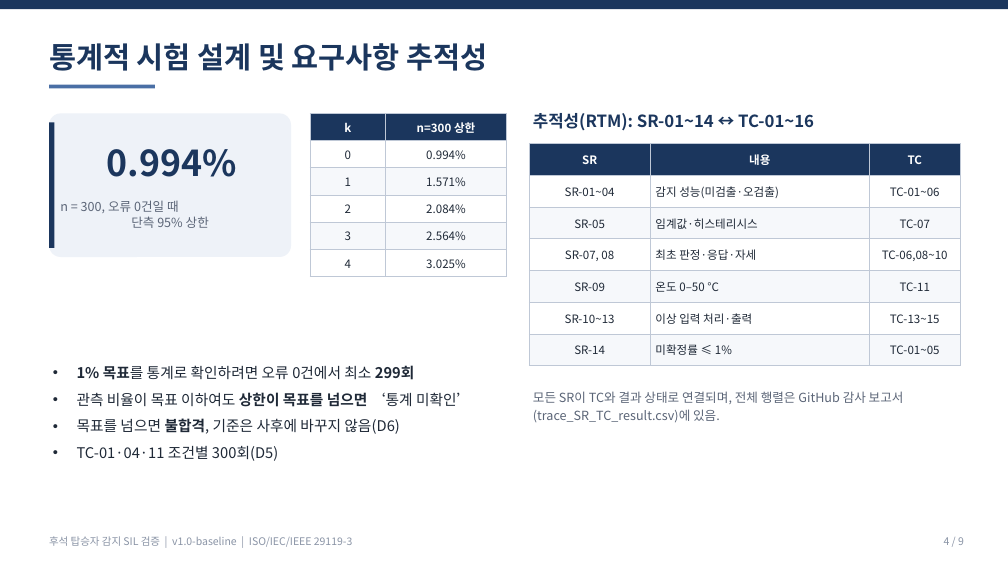
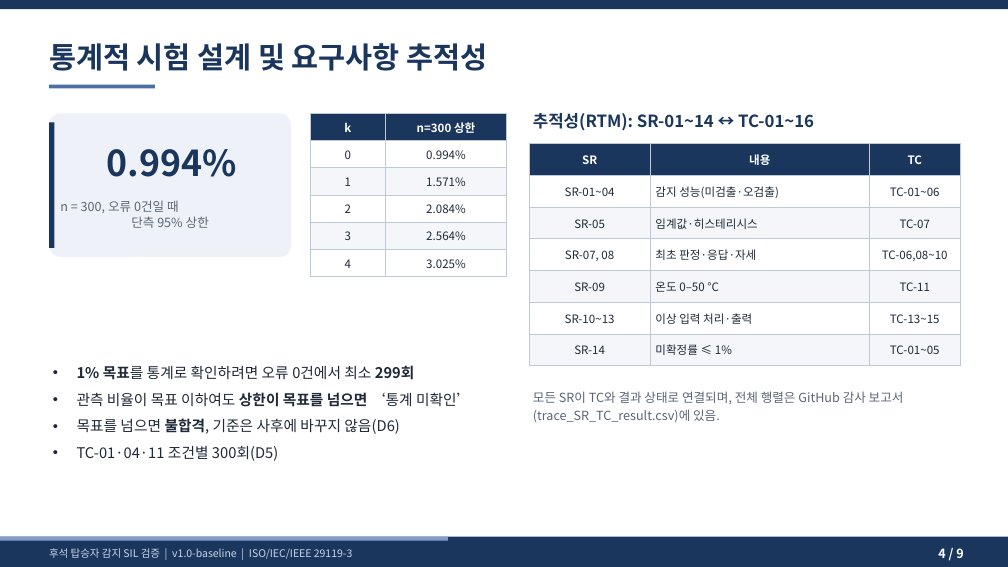
Before and after one commit to yooksoo828-prog/rear-seat-occupant-sil-verification, a slide deck: slide 4 of deliverables/후석탑승자감지_SIL검증_발표자료_v1.0.pptx. Drawn at 1008x567 pixels with LibreOffice and Linux fonts; fonts in the diff are those of the drawing. Boxes give left, top, right and bottom in pixels: in the first picture for what was removed or moved away, otherwise in the second. Text is boxed around its words. In the diff, an @@ line names an element or a change of style, - is before the commit and + after.

```diff
--- a/deliverables/후석탑승자감지_SIL검증_발표자료_v1.0.pptx
+++ b/deliverables/후석탑승자감지_SIL검증_발표자료_v1.0.pptx
@@ rectangle added at box(0, 537, 1008, 567), fill #1B365D @@
@@ rectangle added at box(0, 537, 448, 541), fill #7F9CCB @@
@@ text "후석 탑승자 감지 SIL 검증 ...": place and size @@
-text "후석 탑승자 감지 SIL 검증 ..." at box(49, 536, 353, 547)
+text "후석 탑승자 감지 SIL 검증 ..." at box(49, 548, 353, 559)
@@ text "후석 탑승자 감지 SIL 검증 ..." at box(49, 548, 353, 559): text colour #8A94A6 to #C9D5E8; vertical alignment top to middle @@
@@ text "4 / 9": place and size @@
-text "4 / 9" at box(944, 537, 964, 545)
+text "4 / 9" at box(938, 548, 963, 558)
@@ text "4 / 9" at box(938, 548, 963, 558): size 10 to 12 pt, text colour #8A94A6 to #FFFFFF, bold on; vertical alignment top to middle @@
```
Also in this commit, not shown: 8 other slides changed, 6 other files.
